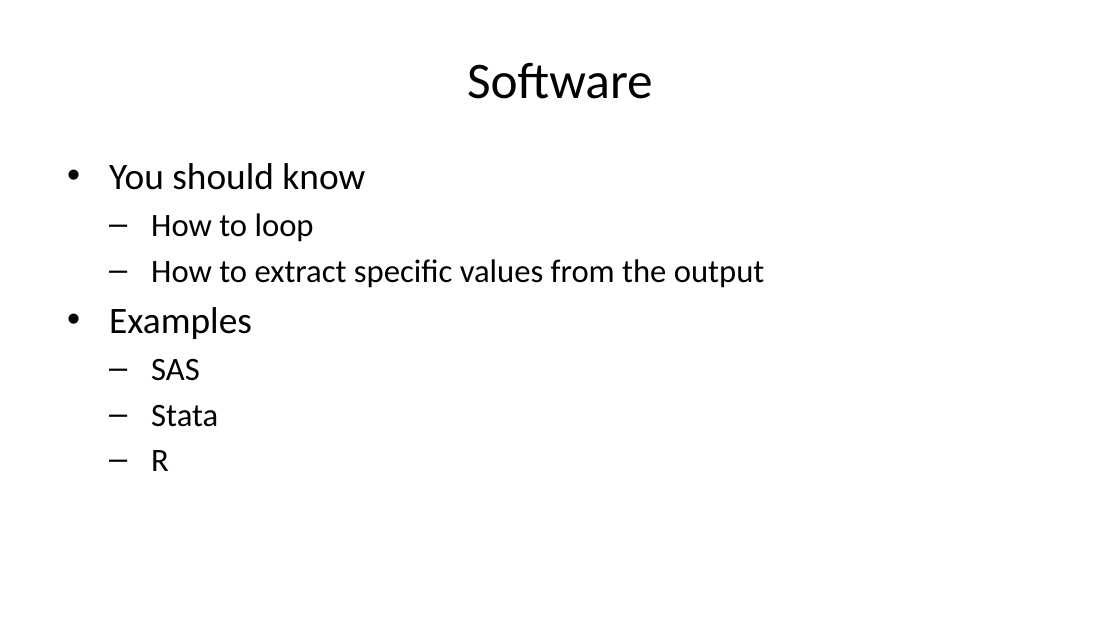
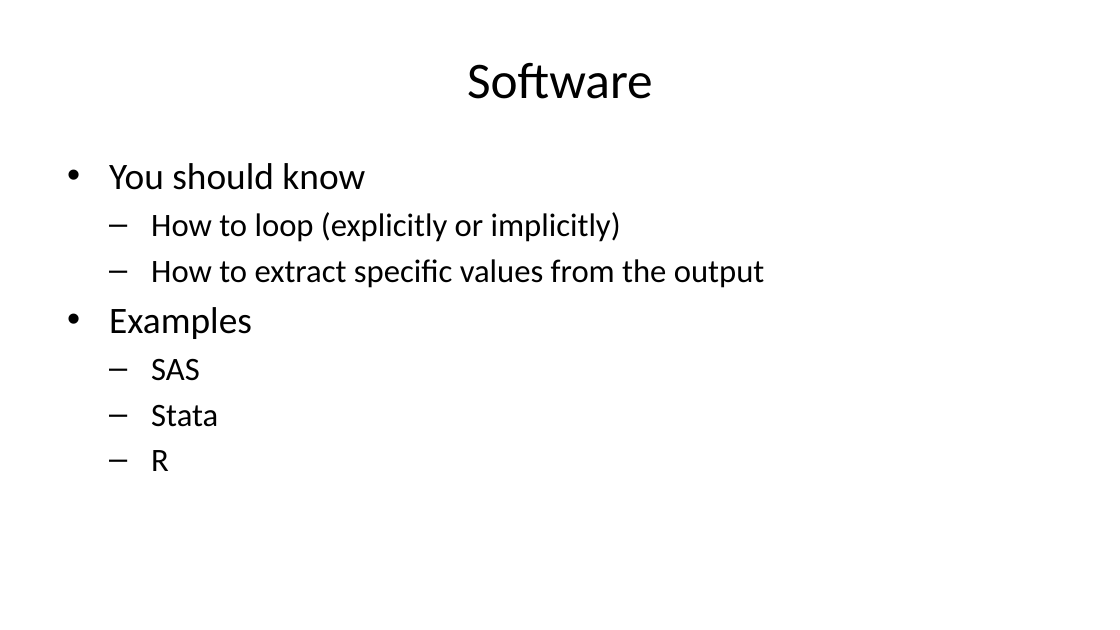
Before and after one commit to pmean/papers-and-presentations, a slide deck: slide 45 of bootstrap/src/bootstrap-slides.pptx (slide 36 before the commit). Drawn at 1120x630 pixels with LibreOffice and Linux fonts; fonts in the diff are those of the drawing. Boxes give left, top, right and bottom in pixels: in the first picture for what was removed or moved away, otherwise in the second. Text is boxed around its words. In the diff, an @@ line names an element or a change of style, - is before the commit and + after.

```diff
--- a/bootstrap/src/bootstrap-slides.pptx
+++ b/bootstrap/src/bootstrap-slides.pptx
@@ text at box(151, 212, 621, 242): text changed @@
-  – How to loop
+  – How to loop (explicitly or implicitly)
```
Also in this commit, not shown: 12 other slides changed, 7 slides added, 7 other files.
